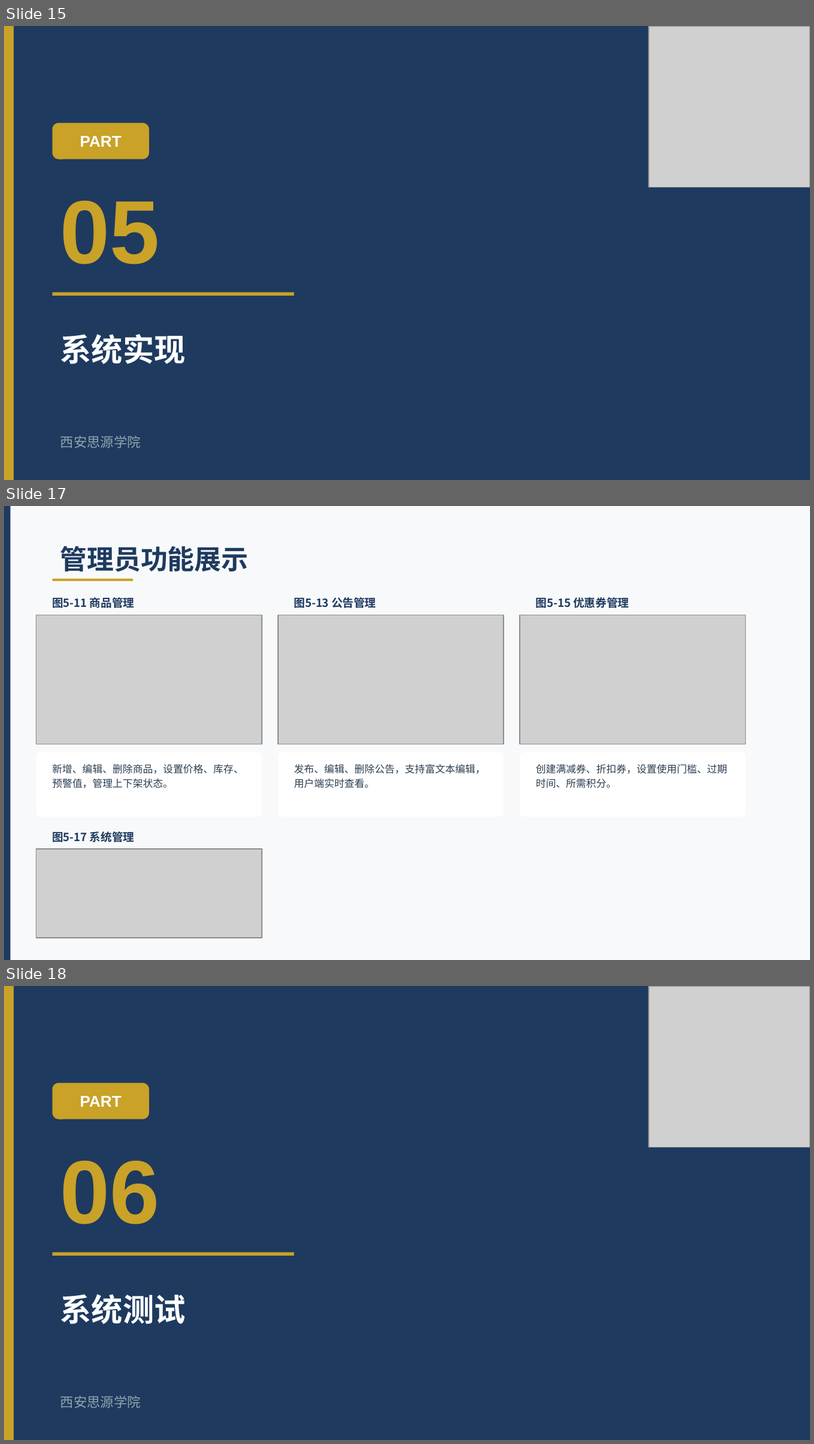
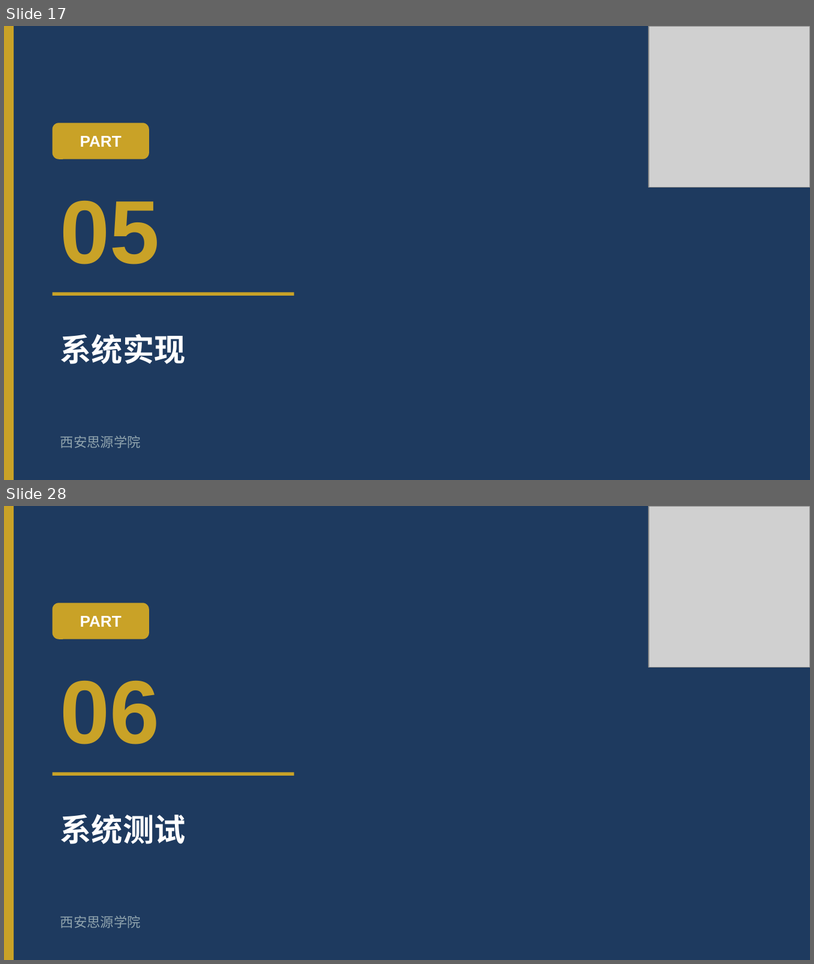
Before and after one commit to lvolk555/Trea--warehouse-, a slide deck: 生鲜超市综合管理系统_毕业答辩PPT.pptx. Shown one above the other, each under a label of ours: slides 15, 17 and 18 before the commit, slides 17 and 28 after it; the slides between them are not shown. The pictures are 814x1444 and 814x964 pixels, drawn with LibreOffice and Linux fonts; fonts in the diff are those of the drawing; grey boxes stand for pictures. Boxes give left, top, right and bottom in pixels: in the first picture for what was removed or moved away, otherwise in the second. Text is boxed around its words. In the diff, an @@ line names an element or a change of style, - is before the commit and + after.

```diff
--- a/生鲜超市综合管理系统_毕业答辩PPT.pptx
+++ b/生鲜超市综合管理系统_毕业答辩PPT.pptx
@@ slide 17 removed at box(4, 506, 810, 960), background #F8F9FA @@
@@ rectangle removed at box(4, 506, 11, 959) @@
@@ text removed at box(60, 546, 249, 572) @@
-管理员功能展示
@@ rectangle removed at box(53, 579, 133, 581) @@
@@ text removed at box(52, 597, 134, 608) @@
-图5-11 商品管理
@@ text removed at box(294, 597, 376, 608) @@
-图5-13 公告管理
@@ text removed at box(536, 597, 629, 608) @@
-图5-15 优惠券管理
@@ picture removed at box(36, 615, 262, 744) @@
@@ picture removed at box(278, 615, 504, 744) @@
@@ picture removed at box(520, 615, 746, 744) @@
@@ rounded rectangle removed at box(36, 752, 262, 816) @@
@@ rounded rectangle removed at box(278, 752, 504, 816) @@
@@ rounded rectangle removed at box(520, 752, 746, 816) @@
@@ text removed at box(52, 764, 243, 788) @@
-新增、编辑、删除商品，设置价格、库存、预警值，管理上下架状态。
@@ text removed at box(294, 764, 486, 788) @@
-发布、编辑、删除公告，支持富文本编辑，用户端实时查看。
@@ text removed at box(536, 764, 728, 788) @@
-创建满减券、折扣券，设置使用门槛、过期时间、所需积分。
@@ text removed at box(52, 831, 134, 842) @@
-图5-17 系统管理
@@ picture removed at box(36, 849, 262, 937) @@
@@ what was slide 15 is now slide 17 @@
@@ what was slide 18 is now slide 28 @@
```
Also in this commit, not shown: 6 slides changed, 12 slides added, 1 other slide removed.
